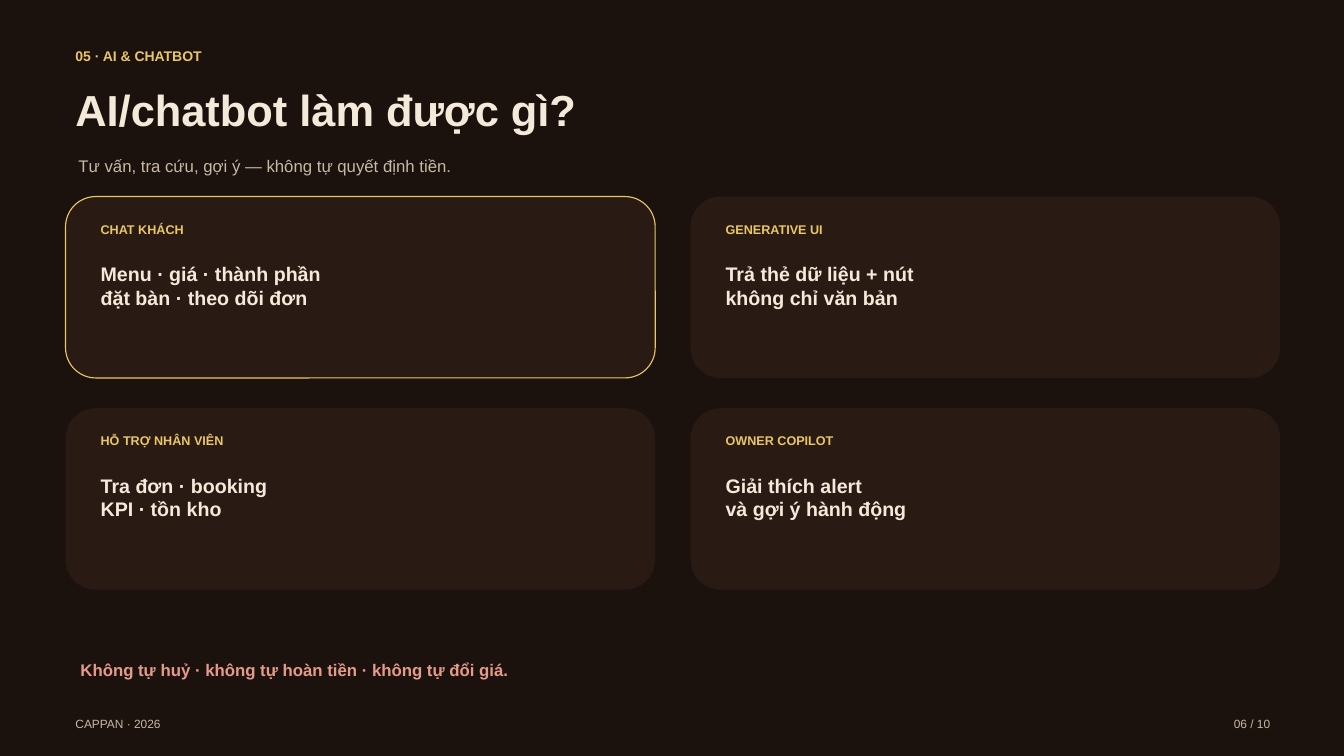
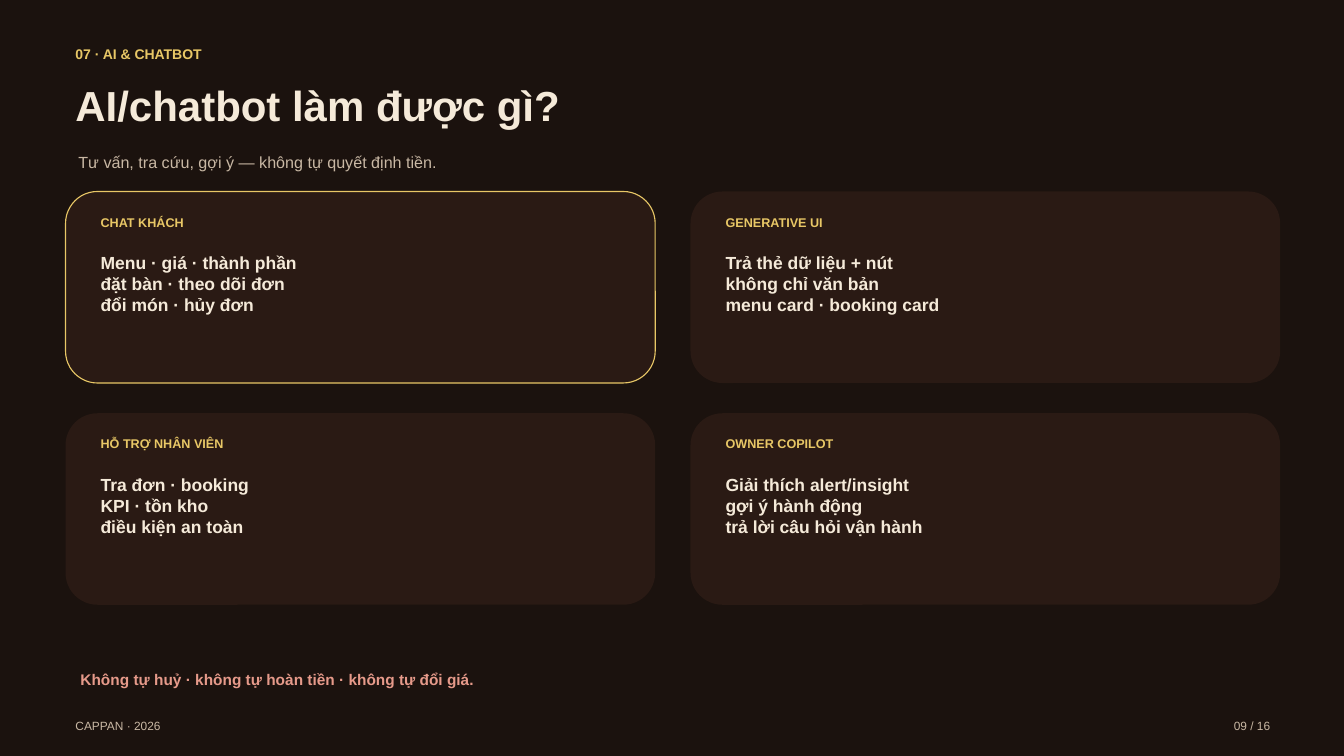
Before and after one commit to cappannguyen-0901/cappanwebdemo, a slide deck: slide 9 of cappan-slides.pptx (slide 6 before the commit). Drawn at 1344x756 pixels with LibreOffice and Linux fonts; fonts in the diff are those of the drawing. Boxes give left, top, right and bottom in pixels: in the first picture for what was removed or moved away, otherwise in the second. Text is boxed around its words. In the diff, an @@ line names an element or a change of style, - is before the commit and + after.

```diff
--- a/cappan-slides.pptx
+++ b/cappan-slides.pptx
@@ text at (x1=75, y1=49, x2=202, y2=59): text changed @@
-05 · AI & CHATBOT
+07 · AI & CHATBOT
@@ text "AI/chatbot làm được gì?" at (x1=75, y1=90, x2=560, y2=130): size 31 to 30 pt @@
@@ text "Tư vấn, tra cứu, gợi ..." at (x1=78, y1=155, x2=436, y2=172): size 12 to 11.5 pt @@
@@ rounded rectangle resized from (x1=66, y1=197, x2=655, y2=378) to (x1=66, y1=192, x2=655, y2=383) @@
@@ rounded rectangle resized from (x1=691, y1=197, x2=1280, y2=378) to (x1=691, y1=192, x2=1280, y2=383) @@
@@ text "CHAT KHÁCH" moved from (x1=101, y1=224, x2=184, y2=234) to (x1=101, y1=217, x2=184, y2=227) @@
@@ text "GENERATIVE UI" moved from (x1=726, y1=225, x2=823, y2=234) to (x1=726, y1=218, x2=823, y2=227) @@
@@ text at (x1=101, y1=256, x2=297, y2=315): text changed; size 14 to 12.5 pt @@
-Menu · giá · thành phần
-đặt bàn · theo dõi đơn
+Menu · giá · thành phần
+đặt bàn · theo dõi đơn
+đổi món · hủy đơn
@@ text at (x1=726, y1=256, x2=939, y2=315): text changed; size 14 to 12.5 pt @@
-Trả thẻ dữ liệu + nút
-không chỉ văn bản
+Trả thẻ dữ liệu + nút
+không chỉ văn bản
+menu card · booking card
@@ rounded rectangle resized from (x1=66, y1=408, x2=655, y2=590) to (x1=66, y1=413, x2=655, y2=605) @@
@@ rounded rectangle resized from (x1=691, y1=408, x2=1280, y2=590) to (x1=691, y1=413, x2=1280, y2=605) @@
@@ text at (x1=101, y1=478, x2=249, y2=536): text changed; size 14 to 12.5 pt @@
-Tra đơn · booking
-KPI · tồn kho
+Tra đơn · booking
+KPI · tồn kho
+điều kiện an toàn
@@ text at (x1=726, y1=478, x2=923, y2=536): text changed; size 14 to 12.5 pt @@
-Giải thích alert
-và gợi ý hành động
+Giải thích alert/insight
+gợi ý hành động
+trả lời câu hỏi vận hành
@@ text "Không tự huỷ · không ..." moved from (x1=80, y1=663, x2=508, y2=680) to (x1=80, y1=673, x2=474, y2=689) @@
@@ text "Không tự huỷ · không ..." at (x1=80, y1=673, x2=474, y2=689): size 12 to 11 pt @@
@@ text removed at (x1=1234, y1=719, x2=1270, y2=728) @@
-06 / 10
@@ text added at (x1=1234, y1=721, x2=1270, y2=730), 8.5 pt, text #C9B8A4 @@
+09 / 16
```
Also in this commit, not shown: 8 other slides changed, 7 slides added, 1 slide removed, 7 other files.
